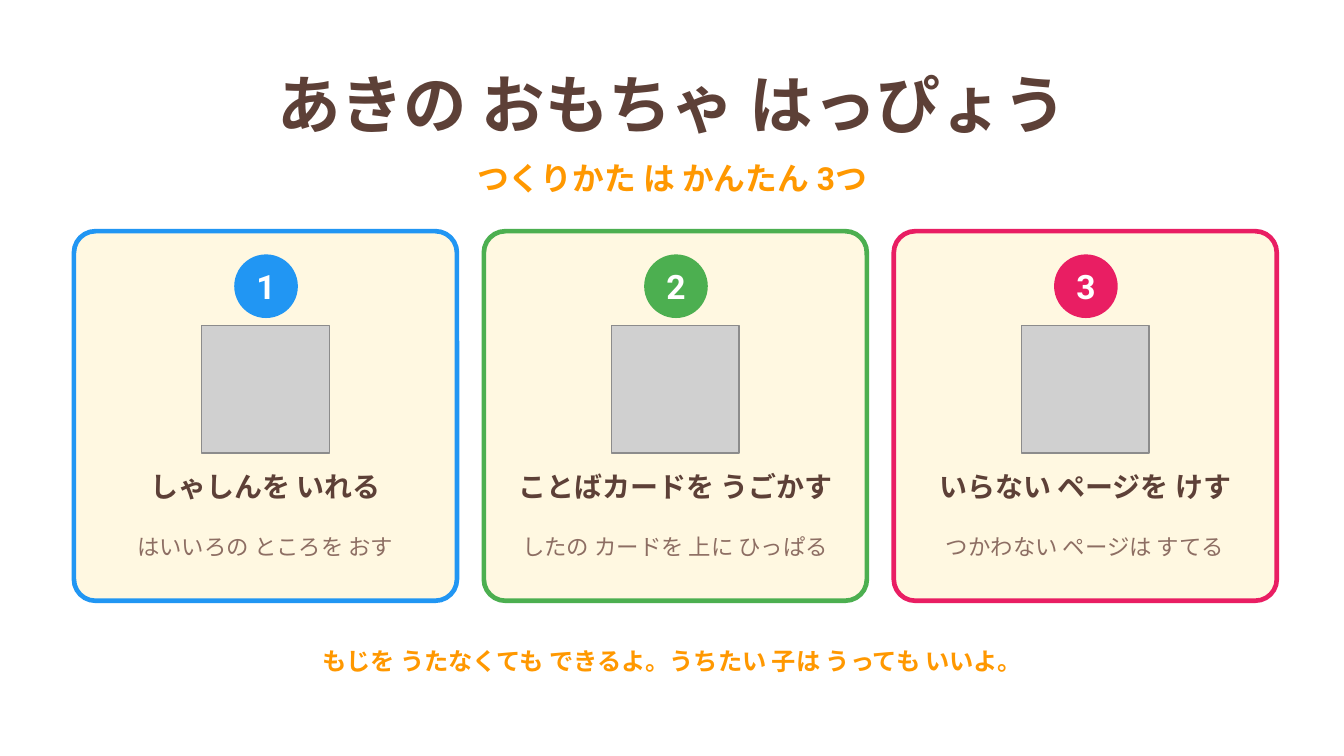
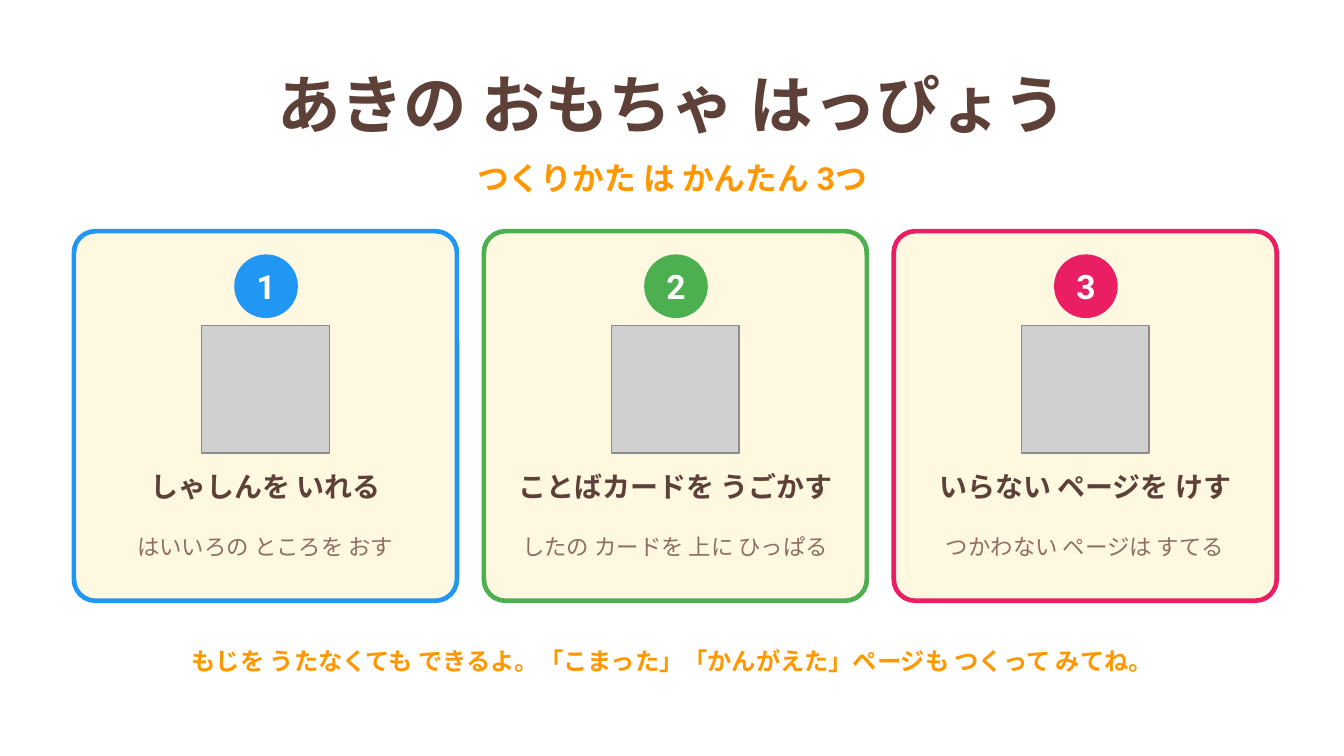
Before and after one commit to Erica-sensei/happyo-maker, a slide deck: slide 1 of canva/aki-omocha-template.pptx. Drawn at 1344x756 pixels with LibreOffice and Linux fonts; fonts in the diff are those of the drawing; grey boxes stand for pictures. Boxes give left, top, right and bottom in pixels: in the first picture for what was removed or moved away, otherwise in the second. Text is boxed around its words. In the diff, an @@ line names an element or a change of style, - is before the commit and + after.

```diff
--- a/canva/aki-omocha-template.pptx
+++ b/canva/aki-omocha-template.pptx
@@ text at box(192, 649, 1153, 673): text changed @@
-もじを うたなくても できるよ。うちたい 子は うっても いいよ。
+もじを うたなくても できるよ。「こまった」「かんがえた」ページも つくって みてね。
```
Also in this commit, not shown: 4 other slides changed, 4 slides added, 4 other files.
